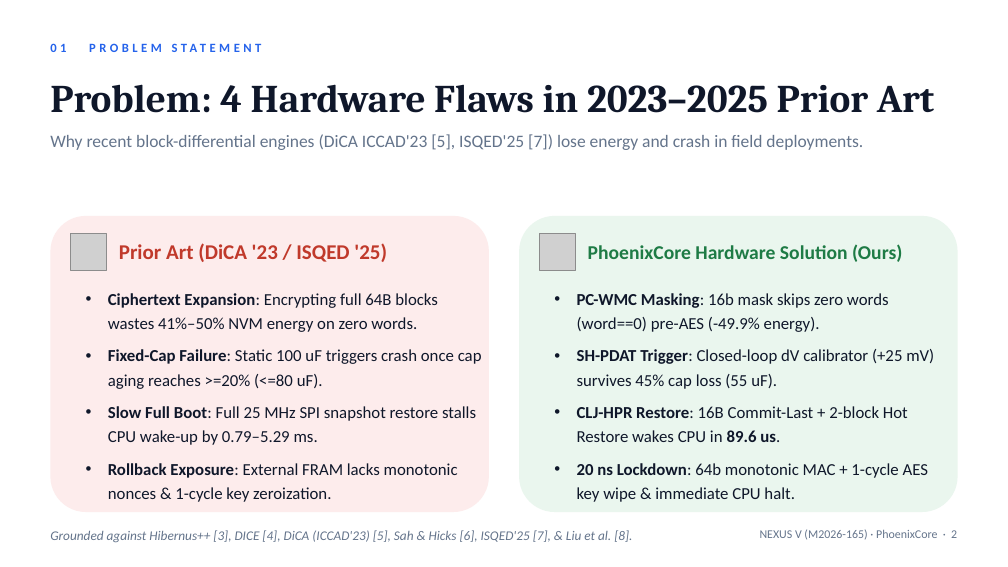
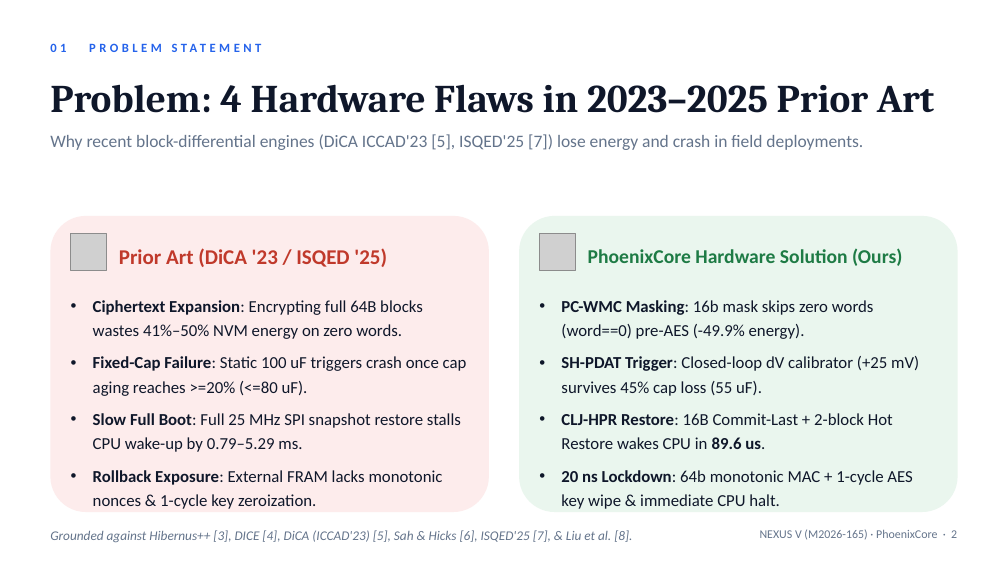
Before and after one commit to akifmohamed/PhoenixCore-M2026-165, a slide deck: slide 2 of docs/M2026-165_PhoenixCore_Final_Presentation.pptx. Drawn at 1008x567 pixels with LibreOffice and Linux fonts; fonts in the diff are those of the drawing; grey boxes stand for pictures. Boxes give left, top, right and bottom in pixels: in the first picture for what was removed or moved away, otherwise in the second. Text is boxed around its words. In the diff, an @@ line names an element or a change of style, - is before the commit and + after.

```diff
--- a/docs/M2026-165_PhoenixCore_Final_Presentation.pptx
+++ b/docs/M2026-165_PhoenixCore_Final_Presentation.pptx
@@ text "Prior Art (DiCA '23 / ...": place and size @@
-text "Prior Art (DiCA '23 / ..." at <box>119,243,387,262</box>
+text "Prior Art (DiCA '23 / ..." at <box>119,248,387,267</box>
@@ text "PhoenixCore Hardware Solution (Ours)": place and size @@
-text "PhoenixCore Hardware Solution (Ours)" at <box>588,244,902,262</box>
+text "PhoenixCore Hardware Solution (Ours)" at <box>588,248,902,266</box>
@@ text "Ciphertext Expansion: Encrypting full 64B ...": place and size @@
-text "Ciphertext Expansion: Encrypting full 64B ..." at <box>108,293,482,478</box>
+text "Ciphertext Expansion: Encrypting full 64B ..." at <box>93,300,467,485</box>
@@ text "PC-WMC Masking: 16b mask skips ...": place and size @@
-text "PC-WMC Masking: 16b mask skips ..." at <box>577,293,934,478</box>
+text "PC-WMC Masking: 16b mask skips ..." at <box>561,300,919,485</box>
```
Also in this commit, not shown: 6 other slides changed, 1 other file.
